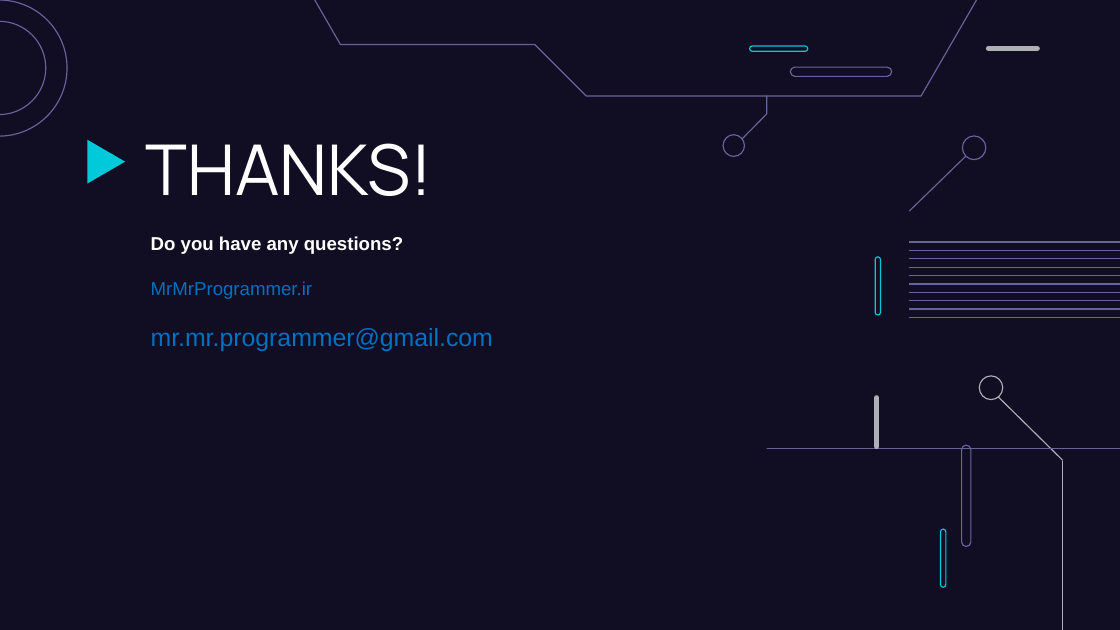
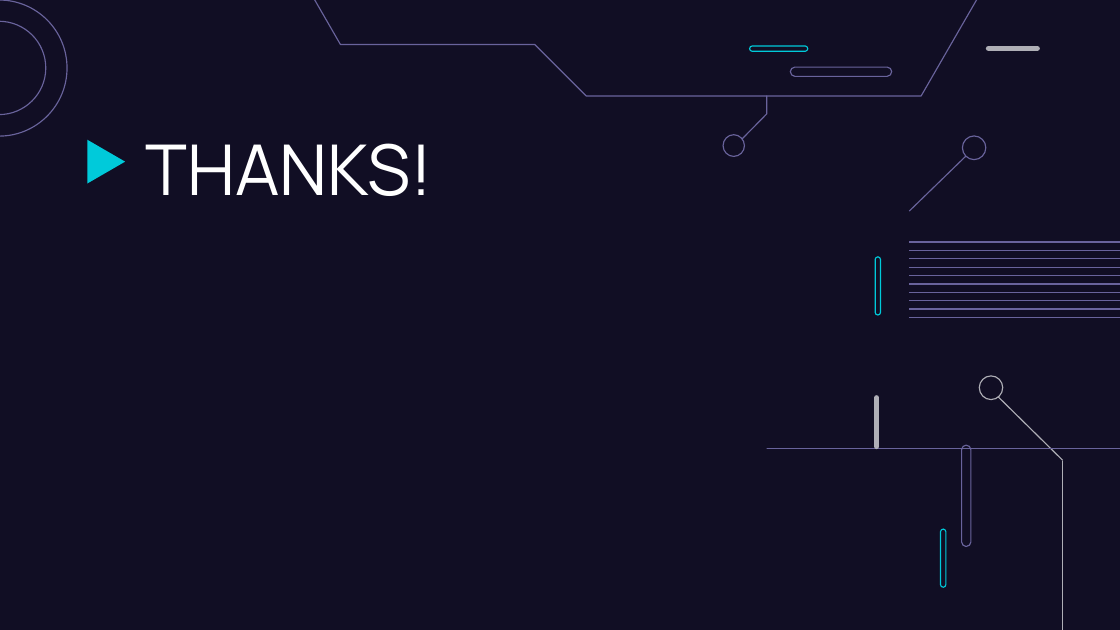
Before and after one commit to MrMrProgrammer/ANN-presentation, a slide deck: slide 62 of ANN.pptx. Drawn at 1120x630 pixels with LibreOffice and Linux fonts; fonts in the diff are those of the drawing. Boxes give left, top, right and bottom in pixels: in the first picture for what was removed or moved away, otherwise in the second. Text is boxed around its words. In the diff, an @@ line names an element or a change of style, - is before the commit and + after.

```diff
--- a/ANN.pptx
+++ b/ANN.pptx
@@ subtitle removed at (151,236,493,351) @@
-Do you have any questions?
-MrMrProgrammer.ir
-mr.mr.programmer@gmail.com
```
Also in this commit, not shown: 4 other slides changed, 1 other file.
